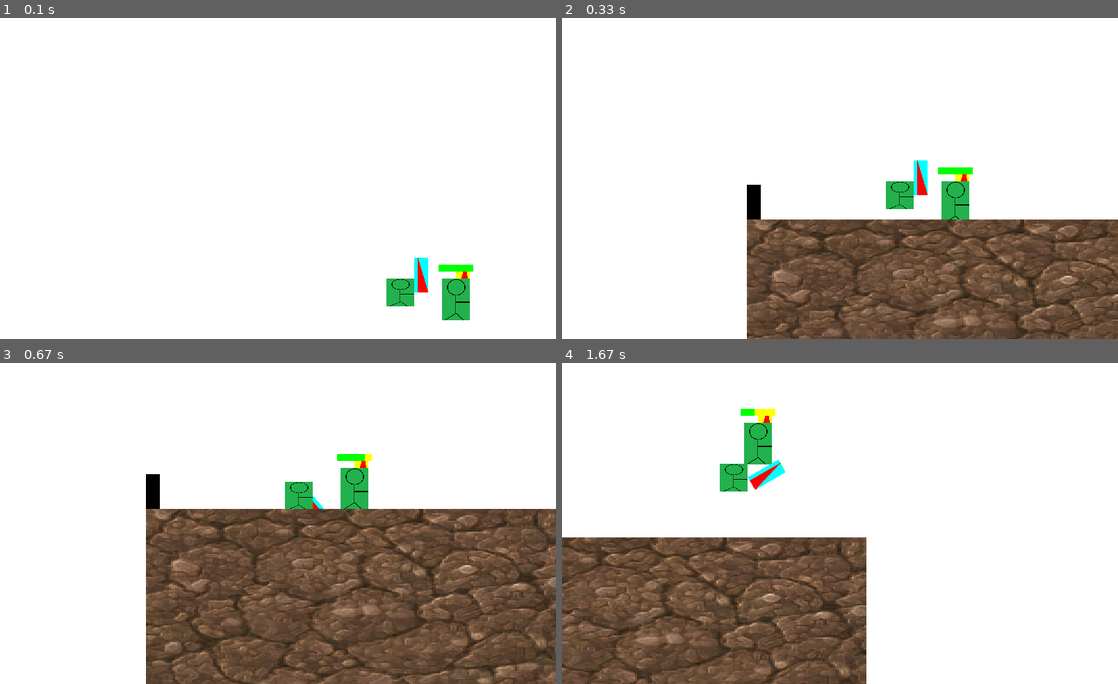
Above: before the commit, frames 1-4 (two rows, left to right).
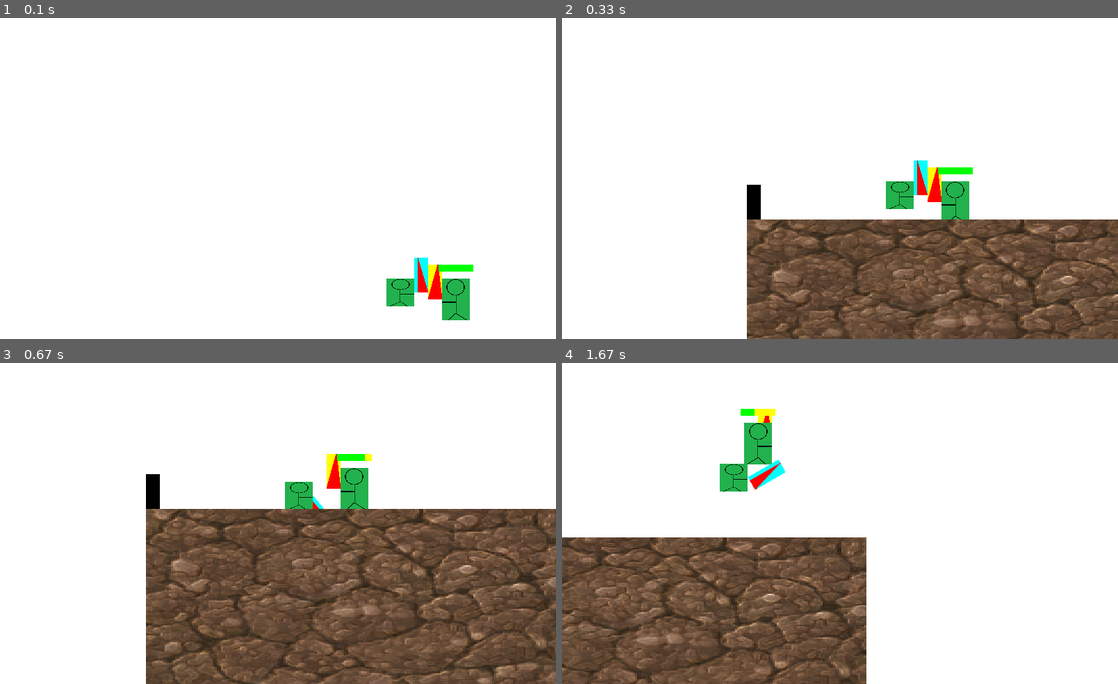
Above: after the commit, the same moments.

Repository: salfk23/2drpg_pygame
Game: pygame game, started from main.py
Same seed, same stepped clock (60 frames per second), same inputs: the game is played once before the commit and once after it.
Inputs:
- Up to frame 1 (0.1 s): no input
- Up to frame 2 (0.33 s): no input
- Up to frame 3 (0.67 s): tap F at 0.33 s
- Up to frame 4 (1.67 s): hold D 0.67-1.13 s; tap F at 0.73, 1.03, 1.23, 1.57 s; tap J at 0.82 s; hold W 1.17-1.47 s; tap I at 1.32 s; hold D from 1.5 s (still down)

The runs differ from the first frame. In frame 1, 0.4% of the frame differs, in the area x 77-85%, y 76-95%; in frame 2, 0.4%; in frame 3, 0.4%; in frame 4, nothing differs.

Commit message:
Better name debugging

Diff:
--- a/main.py
+++ b/main.py
@@ -157,7 +157,7 @@
     game = GameEngine.instance()
     em = EntityManager.instance()
     ground = Tile(pygame.Vector2(20, 450), (600, 300))
-    ground.name = "Tile"
+    ground.name = "Ground"
 
     ground.sprite = pygame.transform.scale(pygame.image.load("assets\dirt_1.png"), ground.size)
 
@@ -165,8 +165,9 @@
 
     mb = MovableBox(pygame.Vector2(220, 300), (40, 40), 5, 10)
     en = MovableBox2(pygame.Vector2(300, 300), (40, 60), 5, 10)
-    mb.name = "MovableBox"
+    mb.name = "Player"
     en.name = "Enemy"
+    en.direction = False
     mb.color = Colors.BLUE
     wall.name = "Wall"
     em.add(ground)
